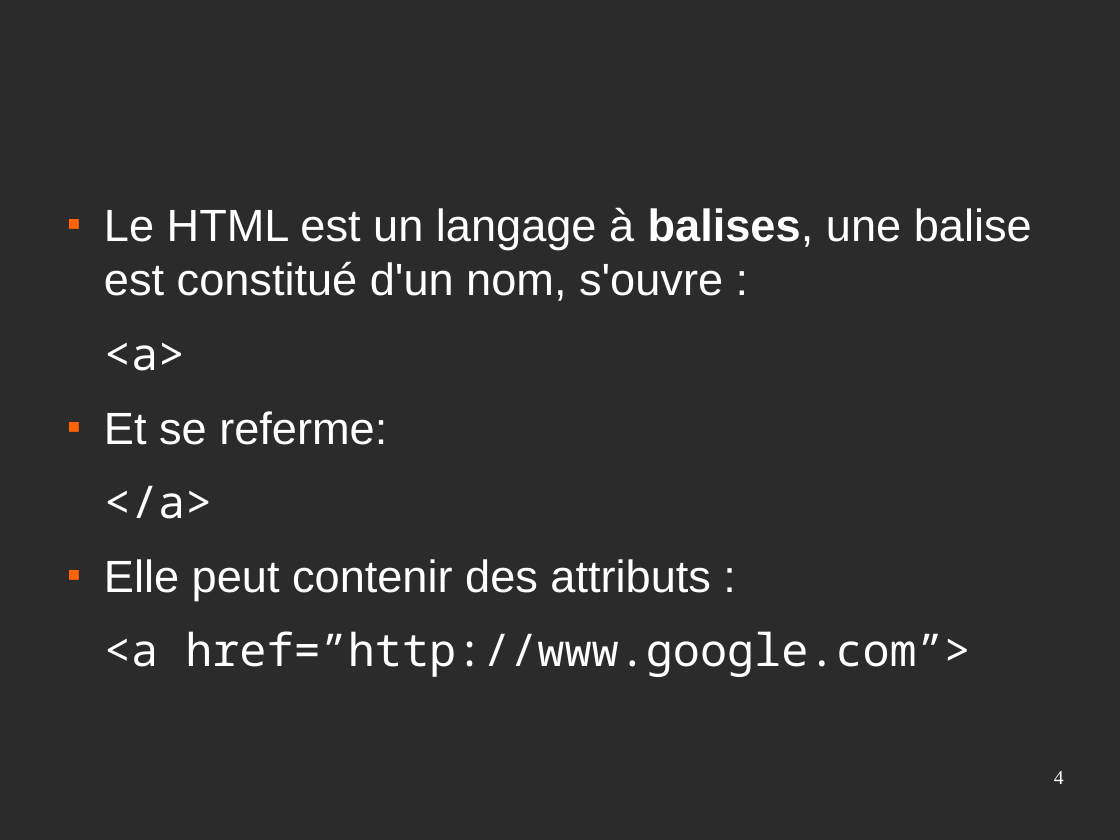
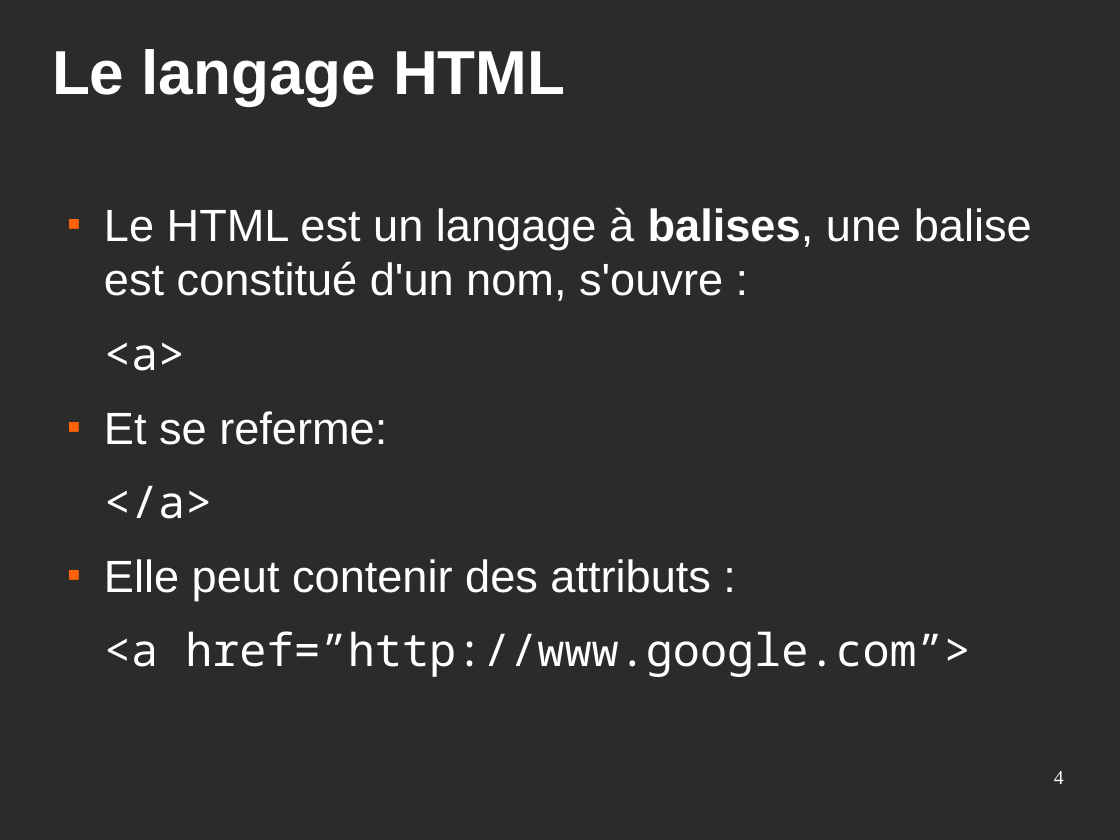
Before and after one commit to Eirbware/Formation, a slide deck: slide 4 of presentations/html.odp. Drawn at 1120x840 pixels with LibreOffice and Linux fonts; fonts in the diff are those of the drawing; background and template pictures are left out; a plain dark background stands for a picture behind light text. Boxes give left, top, right and bottom in pixels: in the first picture for what was removed or moved away, otherwise in the second. Text is boxed around its words. In the diff, an @@ line names an element or a change of style, - is before the commit and + after.

Commit message:
[HTML] Avancement

```diff
--- a/presentations/html.odp
+++ b/presentations/html.odp
@@ title added at [52,49,565,106], 44 pt, text #FFFFFF, bold @@
+Le langage HTML
```
Also in this commit, not shown: 1 other slide changed, 1 slide added.
